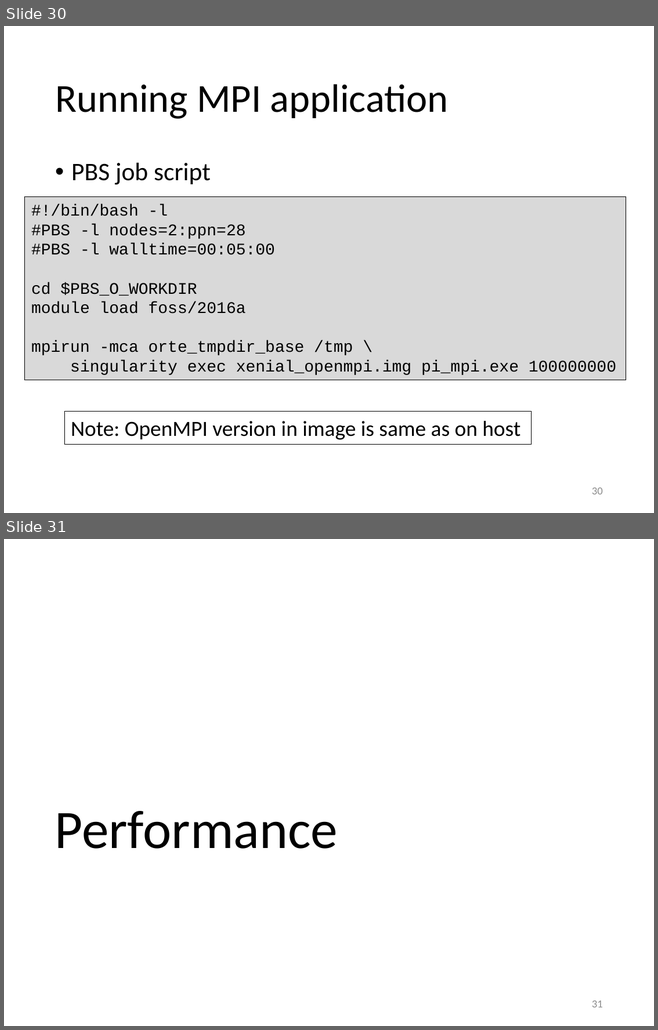
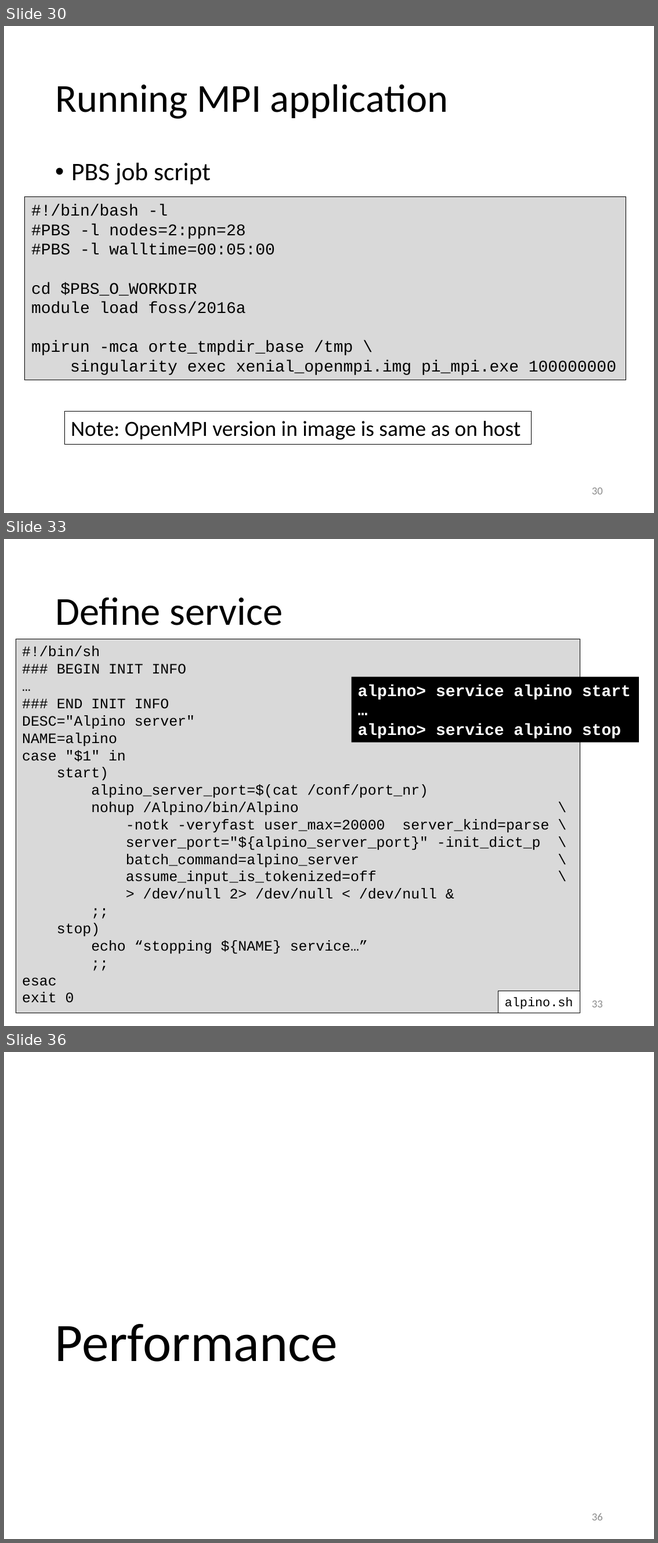
Before and after one commit to gjbex/training-material, a slide deck: Virtualization/singularity.pptx. Shown one above the other, each under a label of ours: slides 30 and 31 before the commit, slides 30, 33 and 36 after it; the slides between them are not shown. The pictures are 658x1030 and 658x1543 pixels, drawn with LibreOffice and Linux fonts; fonts in the diff are those of the drawing. Boxes give left, top, right and bottom in pixels: in the first picture for what was removed or moved away, otherwise in the second. Text is boxed around its words. In the diff, an @@ line names an element or a change of style, - is before the commit and + after.

Commit message:
Add section on services; updated documentation link

```diff
--- a/Virtualization/singularity.pptx
+++ b/Virtualization/singularity.pptx
@@ slide 33 added at (4, 539, 654, 1026), background #FFFFFF @@
@@ title added at (55, 597, 282, 625), 44 pt, text #000000 @@
+Define service
@@ rectangle added at (16, 639, 579, 1013), fill #D9D9D9, outline #000000 0.75 pt, 16 pt, text #000000 @@
+#!/bin/sh
+### BEGIN INIT INFO
+…
+### END INIT INFO
+DESC="Alpino server"
+NAME=alpino
+case "$1" in
+start)
+alpino_server_port=$(cat /conf/port_nr)
+nohup /Alpino/bin/Alpino \
+-notk -veryfast user_max=20000 server_kind=parse \
+server_port="${alpino_server_port}" -init_dict_p \
+batch_command=alpino_server \
+assume_input_is_tokenized=off \
+> /dev/null 2> /dev/null < /dev/null &
+;;
+stop)
+echo “stopping ${NAME} service…”
+;;
+esac
+exit 0
@@ rectangle added at (351, 676, 638, 743), fill #000000, 18 pt, text #FFFFFF, bold @@
+alpino> service alpino start
+…
+alpino> service alpino stop
@@ rectangle added at (498, 991, 580, 1013), fill #FFFFFF, outline #000000 0.75 pt, 14 pt, text #000000 @@
+alpino.sh
@@ page number added at (592, 1001, 603, 1008), 12 pt, text #8C8C8C @@
+33
@@ what was slide 31 is now slide 36 @@
@@ page number at (592, 1513, 603, 1521): text changed @@
-31
+36
```
Also in this commit, not shown: 1 slide changed, 4 other slides added.
